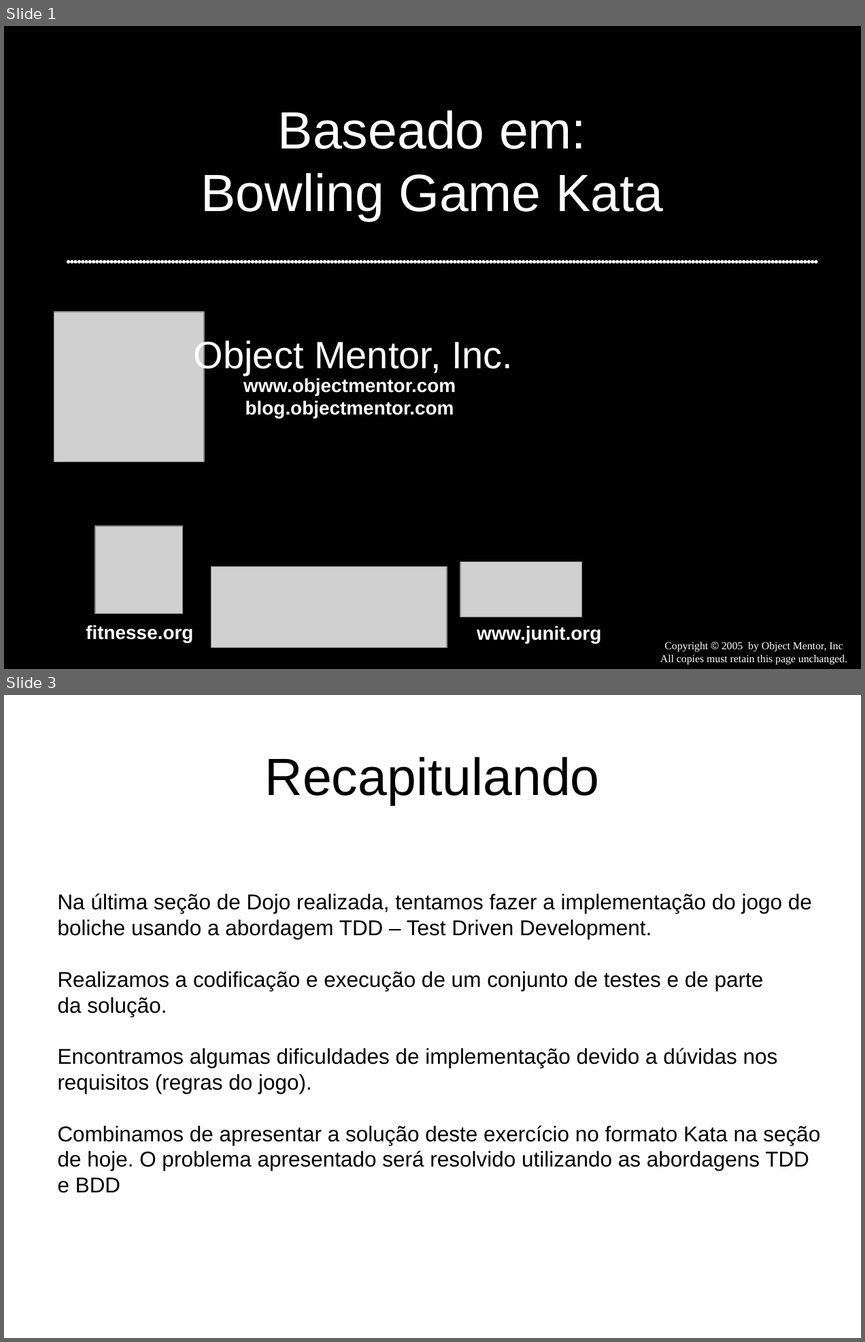
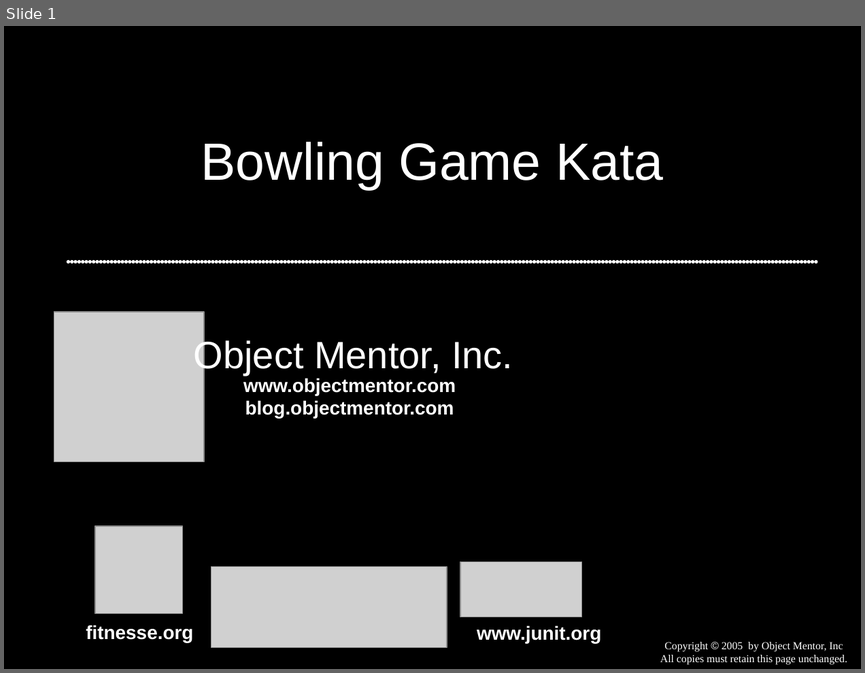
Before and after one commit to dojovale/Coding-Dojo---Bowling-Kata---06-01-2011, a slide deck: presentation/Bowling Game Kata.ppt. Shown one above the other, each under a label of ours: slides 1 and 3 before the commit, slide 1 after it; the slides between them are not shown. The pictures are 865x1342 and 865x673 pixels, drawn with LibreOffice and Linux fonts; fonts in the diff are those of the drawing; grey boxes stand for pictures. Boxes give left, top, right and bottom in pixels: in the first picture for what was removed or moved away, otherwise in the second. Text is boxed around its words. In the diff, an @@ line names an element or a change of style, - is before the commit and + after.

Commit message:
inclusao de apresentacao de bowling game original

```diff
--- a/presentation/Bowling Game Kata.ppt
+++ b/presentation/Bowling Game Kata.ppt
@@ slide 3 removed at [4, 695, 861, 1338], background #FFFFFF @@
@@ title removed at [265, 757, 600, 805] @@
-Recapitulando
@@ text removed at [58, 893, 820, 1193] @@
-Na última seção de Dojo realizada, tentamos fazer a implementação do jogo de
-boliche usando a abordagem TDD – Test Driven Development.
-Realizamos a codificação e execução de um conjunto de testes e de parte
-da solução.
-Encontramos algumas dificuldades de implementação devido a dúvidas nos
-requisitos (regras do jogo).
-Combinamos de apresentar a solução deste exercício no formato Kata na seção
-de hoje. O problema apresentado será resolvido utilizando as abordagens TDD
-e BDD
@@ slide 1 changed as well @@
@@ title at [201, 142, 663, 190]: text changed @@
-Baseado em:
-Bowling Game Kata
+Bowling Game Kata
```
Also in this commit, not shown: 52 slides added, 6 other slides removed.
